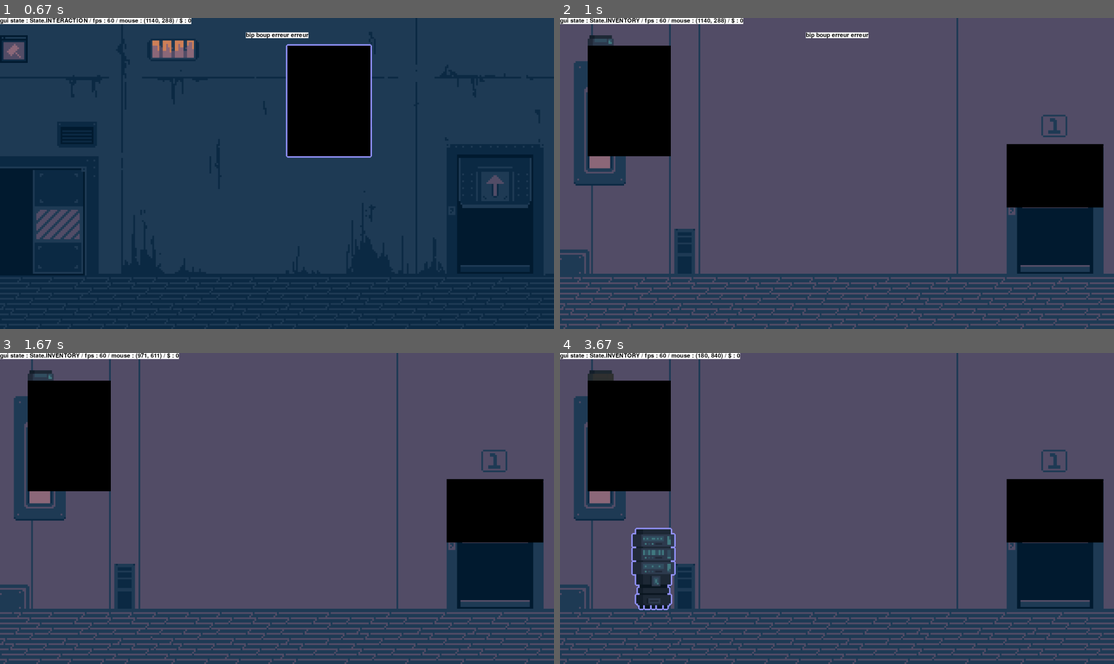
Above: before the commit, frames 1-4 (two rows, left to right).
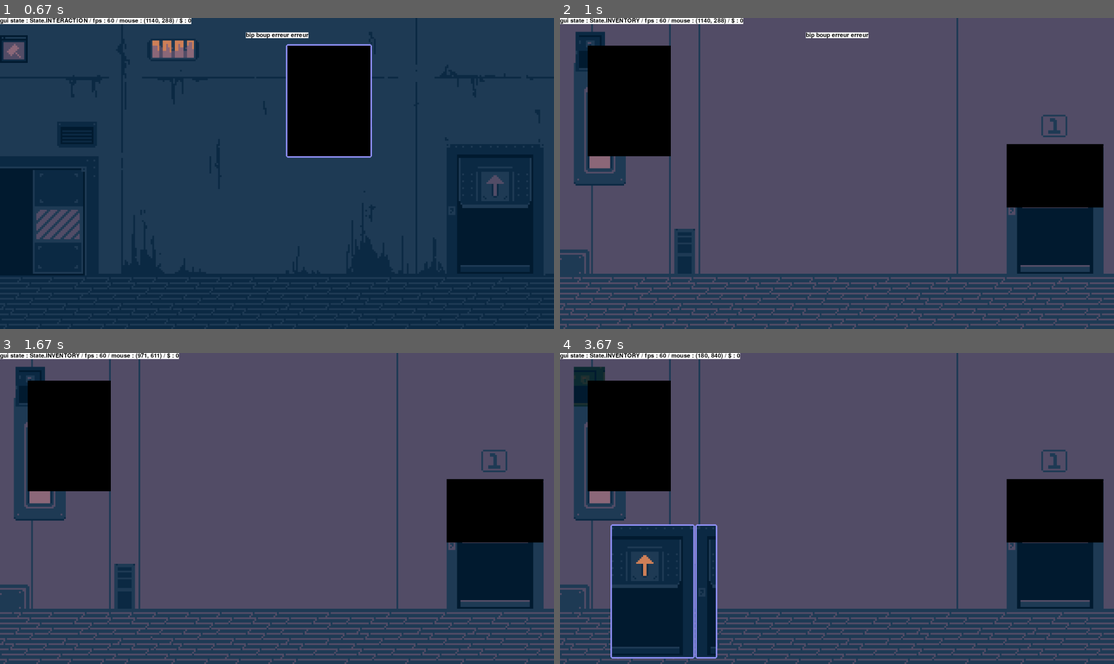
Above: after the commit, the same moments.

Repository: PouchyCorp/TrophNSI
Game: pygame game, started from sources/main.py
Same seed, same stepped clock (60 frames per second), same inputs: the game is played once before the commit and once after it.
Inputs (mouse positions are in pixels of both pictures, inside the frame that each line leads up to):
- Up to frame 1 (0.67 s): click (326, 101) at 0.38 s
- Up to frame 2 (1 s): hold Up from 0.67 s (still down); tap Space at 0.73 s; tap B at 0.82 s
- Up to frame 3 (1.67 s): tap Space at 1.03, 1.57 s; release Up at 1.13 s; click (493, 511) at 1.22 s; hold Down from 1.5 s (still down); move the mouse to (282, 530) at 1.53 s
- Up to frame 4 (3.67 s): release Down at 1.8 s; click (587, 393) at 1.88 s; click (609, 595) at 2.22 s; hold Up 2.5-2.87 s; tap Space at 2.57, 2.97, 3.37 s; hold Down 2.9-3.27 s; tap B at 3.05 s; hold Up 3.3-3.6 s; hold Down from 3.63 s (still down)

Frame 1 is identical in both runs. In frame 2, 0.4% of the frame differs, in the area x 2-10%, y 4-17%; in frame 3, 0.4%; in frame 4, 7.2%, in the area x 2-29%, y 4-99%.

Commit message:
anim_porte_non_fonctionnel

Diff:
--- a/sources/main.py
+++ b/sources/main.py
@@ -52,10 +52,14 @@
 spritesheet = Spritesheet(sprite.SPRITESHEET_TEST, (48*6, 48*6))
 anim = Animation(spritesheet, 0, 7)
 
+
+spritesheet = Spritesheet(sprite.SPRTESHEET_PORTE, (60*6, 100*6))
+anim_ = Animation(spritesheet, 0, 20)
+
 inventory: Inventory = Inventory()
-# inventory.inv.append(Placeable('654564231',Coord(1,(121,50)), sprite.P1))
+#inventory.inv.append(Placeabl#e('654564231',Coord(1,(121,50)), sprite.P1))
 # inventory.inv.append(Placeable('6545dqw231',Coord(1,(121,50)), sprite.P2))
-inventory.inv.append(Placeable('6gqeeqd4231', Coord(1, (121, 50)), sprite.P3, anim=anim, y_constraint=600, tag="decoration"))
+inventory.inv.append(Placeable('6gqeeqd4231', Coord(1, (121, 50)), sprite.P3, anim=anim_, y_constraint=600, tag="decoration"))
 
 chip_inventory : Chip_inv = Chip_inv()
 
@@ -80,7 +84,9 @@
             if placeable.rect.collidepoint(mouse_pos.xy):
                 color = (150, 150, 255) if not destruction_mode.in_destruction_mode else (255, 0, 0)
                 placeable.draw_outline(WIN, color)
-
+                if placeable.name == "R2_stairs":
+                    placeable.update_anim()
+                    print("pizza")
         events = pg.event.get()
         keys = pg.key.get_pressed()
 
--- a/sources/objects/placeable.py
+++ b/sources/objects/placeable.py
@@ -34,7 +34,7 @@
         self.placed = False
 
     def draw(self,win):
-        win.blit(self.surf, self.rect)
+        win.blit(self.surf,self.rect)
 
     def update_anim(self):
         if self.anim:
--- a/sources/objects/sprite.py
+++ b/sources/objects/sprite.py
@@ -90,6 +90,8 @@
 
 SPRITESHEET_TEST = load_image('data/test_robot.png')
 
+SPRTESHEET_PORTE = load_image('data/prte_anim.png')
+
 ROUNDED_WINDOW_TEST = image.load('data/rounded_window.png').convert_alpha()
 #ROUNDED_WINDOW_TEST = transform.smoothscale(ROUNDED_WINDOW_TEST,(600 ,ROUNDED_WINDOW_TEST.get_rect().height))
 ROUNDED_WINDOW_TEST = nine_slice_scaling(ROUNDED_WINDOW_TEST, (600, 400), 70)
--- a/sources/room_config.py
+++ b/sources/room_config.py
@@ -3,6 +3,10 @@
 from objects.room import Room
 import objects.sprite as sprite
 from pygame import Surface,image,transform
+from objects.anim import Spritesheet,Animation
+
+spritesheet_prt = Spritesheet(sprite.SPRTESHEET_PORTE,(60*20,60*20))
+anim_prt = Animation(spritesheet_prt,0,20)
 
 #R0
 R0 = Room(0,sprite.BG2)
@@ -20,7 +24,7 @@
 
 #R2
 R2 = Room(2,sprite.BG3)
-R2_stairs = Placeable('R2_stairs', Coord(2,(1551,442)), Surface((335,220)))
+R2_stairs = Placeable('R2_stairs', Coord(2,(1551,442)), Surface((335,220)),anim_prt)
 test_canva = Placeable('test_canva', Coord(2,(100,100)), Surface((48*6,64*6)), "decoration")
 
 R2.placed.append(test_canva)
Binary file added: data/prte_anim.png
